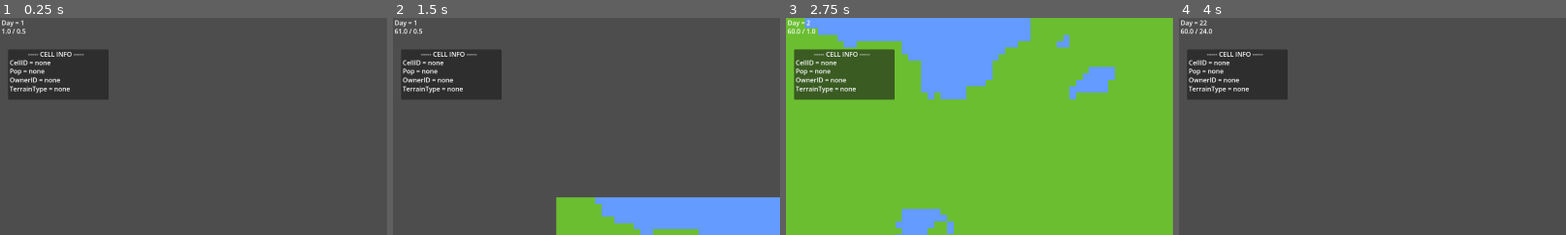
Above: before the commit, frames 1-4 (left to right).
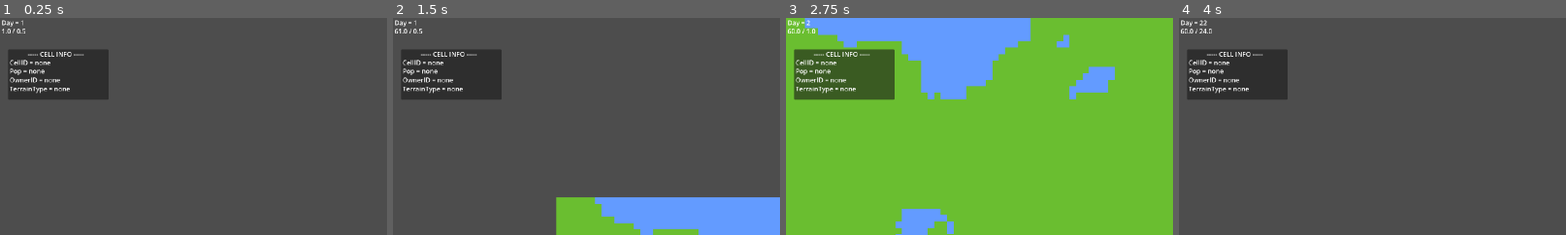
Above: after the commit, the same moments.

Repository: PowerThePowerfullest64/UntitledMapGame
Game: Godot game, scene res://main.tscn
Same seed, same stepped clock (60 frames per second), same inputs: the game is played once before the commit and once after it.
Inputs (mouse positions are % of the whole screen's width and height, from its top left):
- Up to frame 1 (0.25 s): no input
- Up to frame 2 (1.5 s): tap Enter at 0.5 s; move the mouse to (72, 45) at 0.52 s; hold D (move_right) 0.53-1.28 s; click (72, 45) at 0.6 s; move the mouse to (30, 55) at 1.27 s; hold S (move_down) from 1.28 s (still down); tap 1 (speed1) at 1.35 s
- Up to frame 3 (2.75 s): move the mouse to (60, 28) at 2.02 s; release S (move_down) at 2.03 s; hold D (move_right) from 2.03 s (still down); tap 2 (speed2) at 2.1 s
- Up to frame 4 (4 s): move the mouse to (45, 70) at 2.77 s; release D (move_right) at 2.78 s; hold W (move_up) 2.78-3.53 s; tap 3 (speed3) at 2.85 s; move the mouse to (80, 65) at 3.52 s; hold A (move_left) from 3.53 s (still down); tap 4 (speed4) at 3.6 s
The pictures show only the part of the screen within x 0-50%, y 0-50%; the shares and areas given below are measured in that part.

The runs differ from the first frame. In frame 1, 0.4% of the frame differs, in the area x 0-22%, y 1-35%; in frame 2, 0.4%; in frame 3, 0.4%; in frame 4, 0.4%.

Commit message:
Small optimizations and fixes

Diff:
--- a/Scripts/Globals/map_manager.gd
+++ b/Scripts/Globals/map_manager.gd
@@ -53,7 +53,7 @@
 
 		terrain_type[i] = "grass" if value > 0.45 else "water"
 
-		var atlas: Vector2i = Vector2i.ZERO if terrain_type[i] == "grass" else Vector2i(1, 0) if terrain_type[i] == "water" else "water"
+		var atlas: Vector2i = Vector2i.ZERO if terrain_type[i] == "grass" else Vector2i(1, 0) if terrain_type[i] == "water" else Vector2i.ZERO
 
 		tilemaplayer.set_cell(pos_2d, 0, atlas)
 
--- a/project.godot
+++ b/project.godot
@@ -98,4 +98,5 @@
 
 [rendering]
 
+textures/canvas_textures/default_texture_filter=0
 rendering_device/driver.windows="d3d12"
